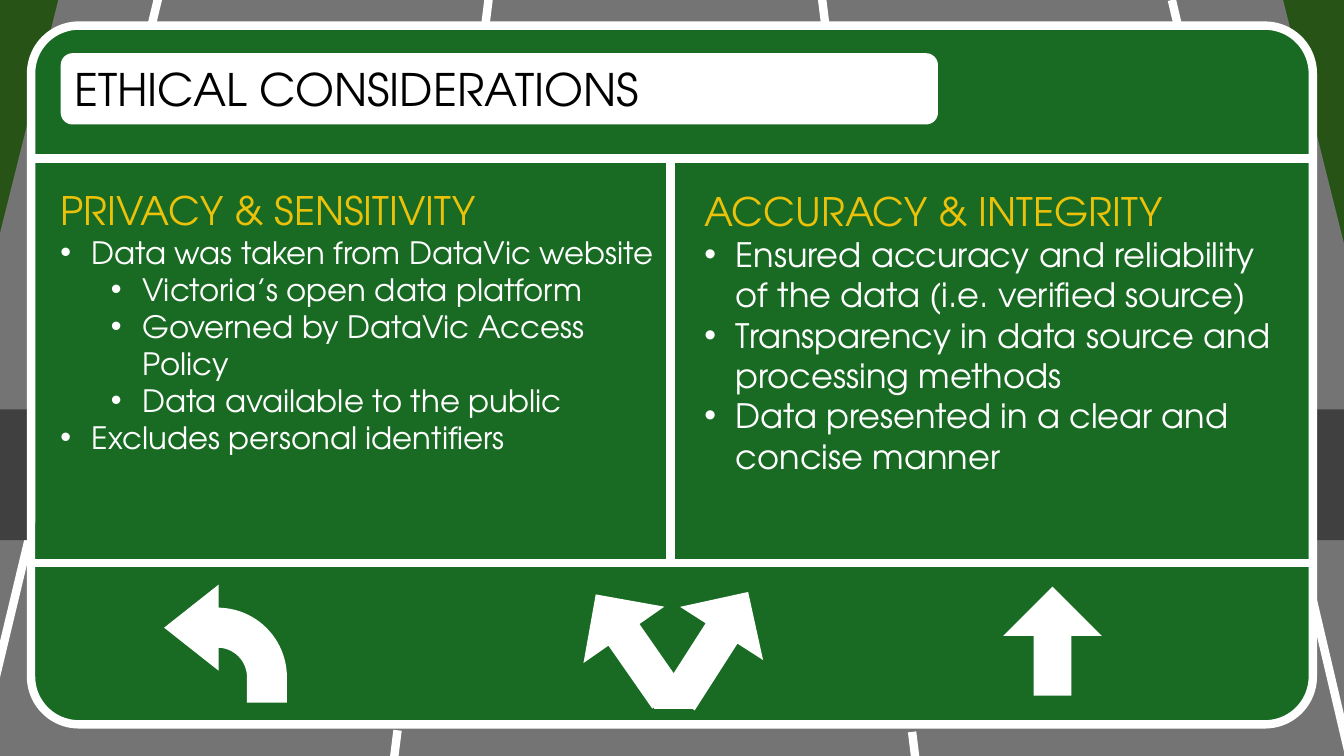
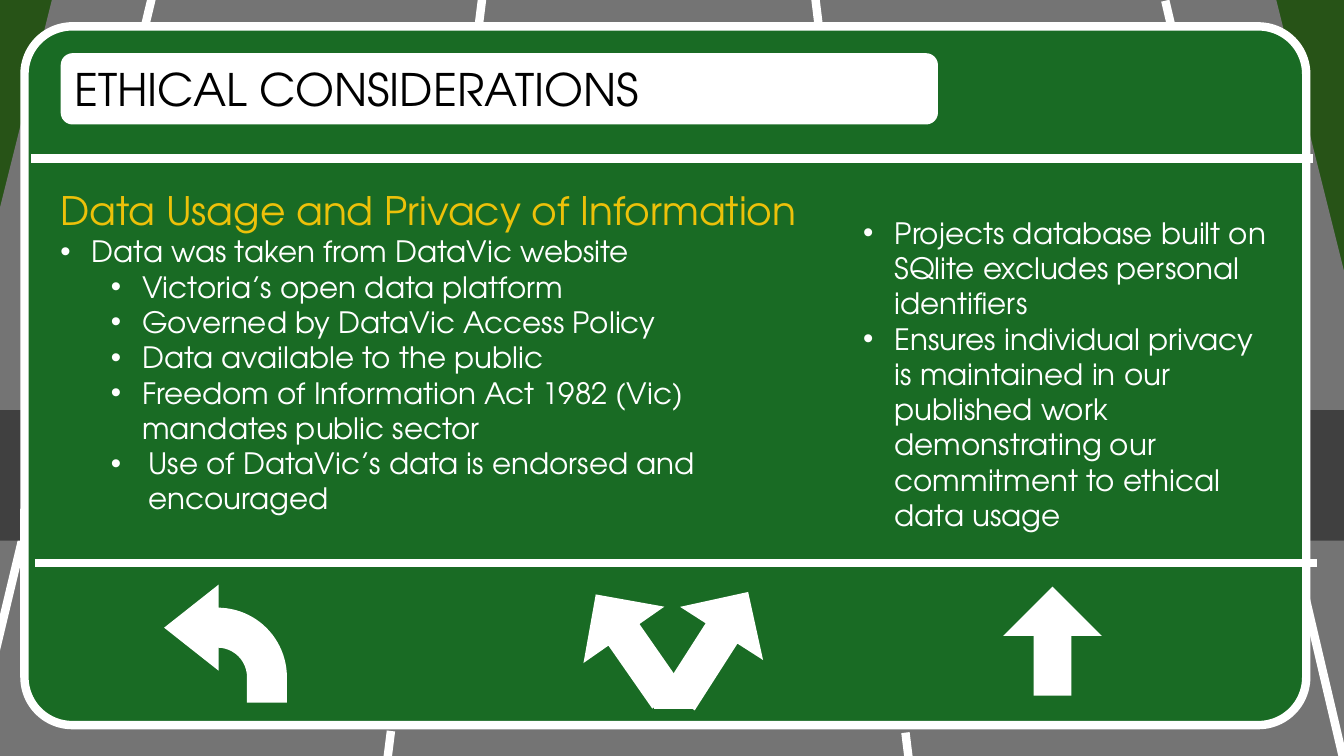
Before and after one commit to RealFakeDoor/Victoria_Road_Crash_Analysis, a slide deck: slide 5 of Presentation/car_crash_slide.pptx. Drawn at 1344x756 pixels with LibreOffice and Linux fonts; fonts in the diff are those of the drawing. Boxes give left, top, right and bottom in pixels: in the first picture for what was removed or moved away, otherwise in the second. Text is boxed around its words. In the diff, an @@ line names an element or a change of style, - is before the commit and + after.

Commit message:
edits on presentation slides

```diff
--- a/Presentation/car_crash_slide.pptx
+++ b/Presentation/car_crash_slide.pptx
@@ line moved from (158, 0) - (0, 756) to (152, 0) - (0, 756) @@
@@ 2 lines, 1 rounded rectangle: place and size @@
-2 lines, 1 rounded rectangle at [31,0,1314,756]
+2 lines, 1 rounded rectangle at [24,0,1307,756]
@@ line moved from (1173, 0) - (1344, 756) to (1166, 1) - (1343, 756) @@
@@ line removed from (670, 161) to (670, 563) @@
@@ text at [60,196,797,243]: text changed @@
-PRIVACY & SENSITIVITY
+Data Usage and Privacy of Information
@@ text removed at [704,196,1270,470] @@
-ACCURACY & INTEGRITY
-• Ensured accuracy and reliability of the data (i.e. verified source)
-• Transparency in data source and processing methods
-• Data presented in a clear and concise manner
@@ text at [92,232,656,374]: size 22 to 21 pt in "Data was taken from DataVic website", "Victoria’s open data platform", "Governed by DataVic Access Policy", "Data available to the public" @@
@@ text added at [895,222,1266,533], 21 pt, text #FFFFFF @@
+• Projects database built on SQlite excludes personal identifiers
+• Ensures individual privacy is maintained in our published work demonstrating our commitment to ethical data usage
@@ text at [142,373,695,516]: text changed; size 22 to 21 pt @@
-• Excludes personal identifiers
+  • Freedom of Information Act 1982 (Vic) mandates public sector
+  • Use of DataVic’s data is endorsed and encouraged
```
Also in this commit, not shown: 4 other slides changed, 1 slide added.
